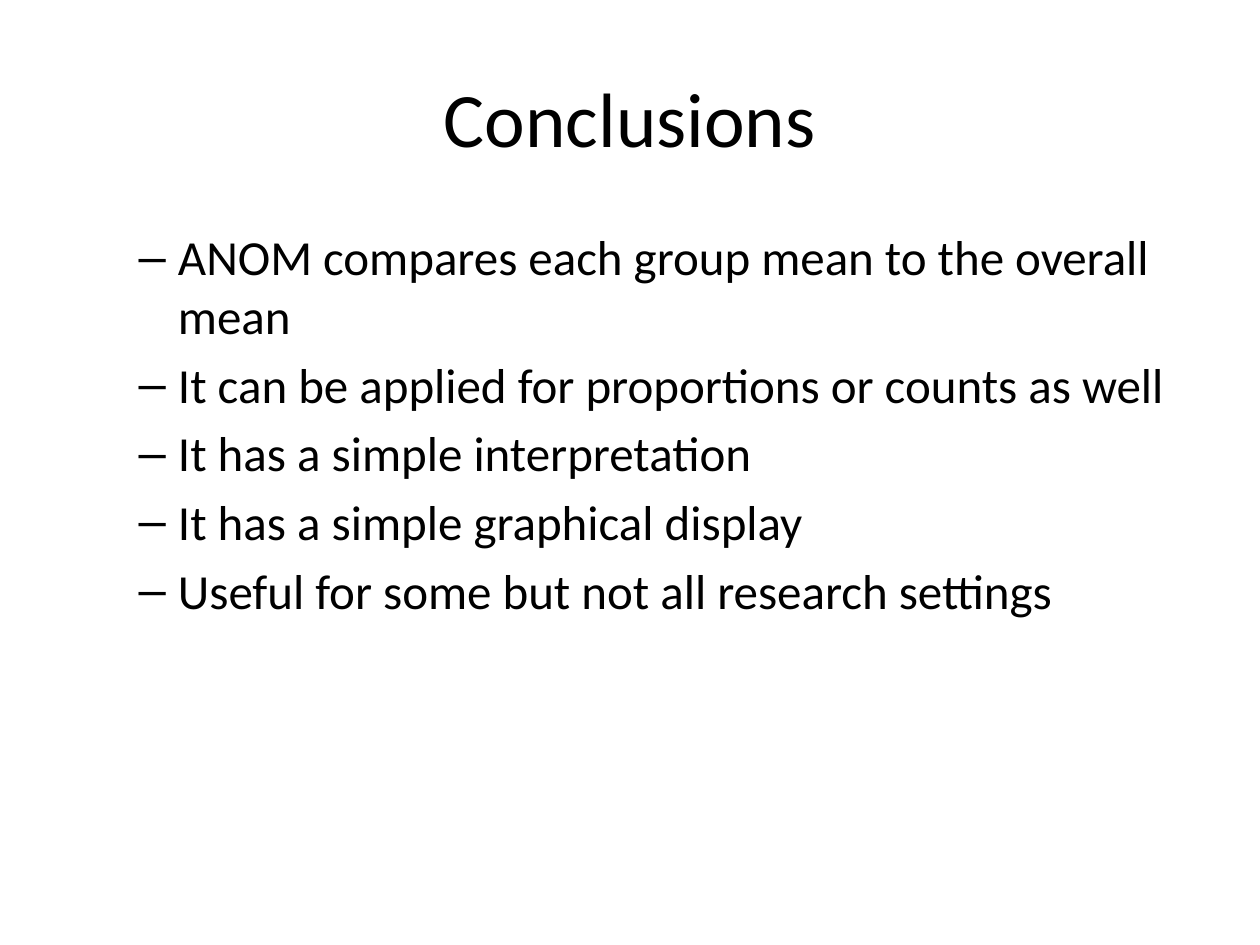
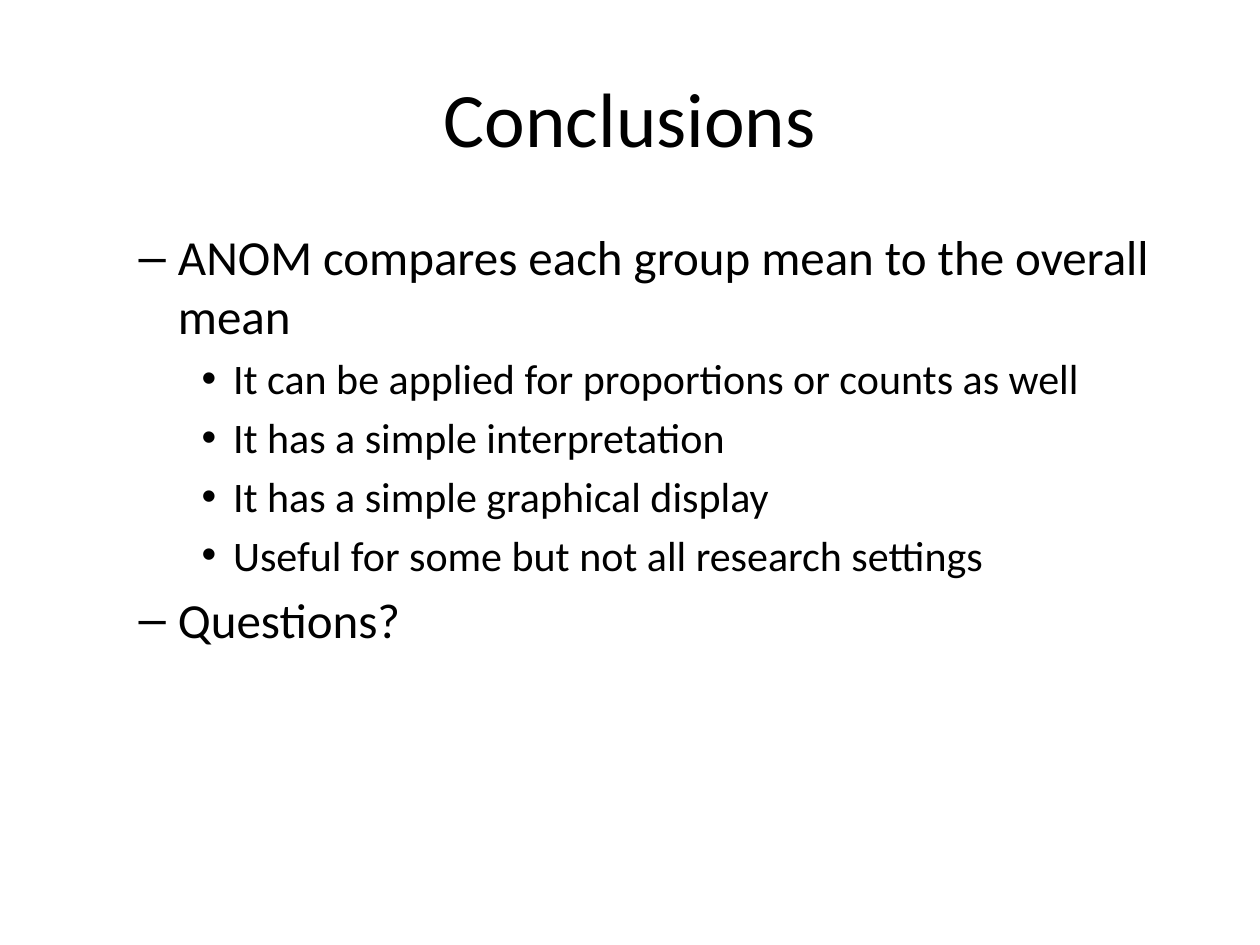
Before and after one commit to pmean/papers-and-presentations, a slide deck: slide 40 of anom/anom-talk.pptx (slide 36 before the commit). Drawn at 1260x945 pixels with LibreOffice and Linux fonts; fonts in the diff are those of the drawing. Boxes give left, top, right and bottom in pixels: in the first picture for what was removed or moved away, otherwise in the second. Text is boxed around its words. In the diff, an @@ line names an element or a change of style, - is before the commit and + after.

```diff
--- a/anom/anom-talk.pptx
+++ b/anom/anom-talk.pptx
@@ text at [233, 364, 1079, 579]: size 28 to 24 pt in "It can be applied for proportions or ...", "It has a simple interpretation", "It has a simple graphical display", "Useful for some but not all research ..."; bullet – to •; list level 2 to 3 in "It can be applied for ..."; list level 2 to 3 in "It has a simple interpretation"; list level 2 to 3 in "It has a simple graphical ..."; list level 2 to 3 in "Useful for some but not ..." @@
@@ text at [178, 604, 400, 645]: paragraph added @@
+  – Questions?
```
Also in this commit, not shown: 2 other slides changed, 6 slides added, 2 slides removed, 15 other files.
